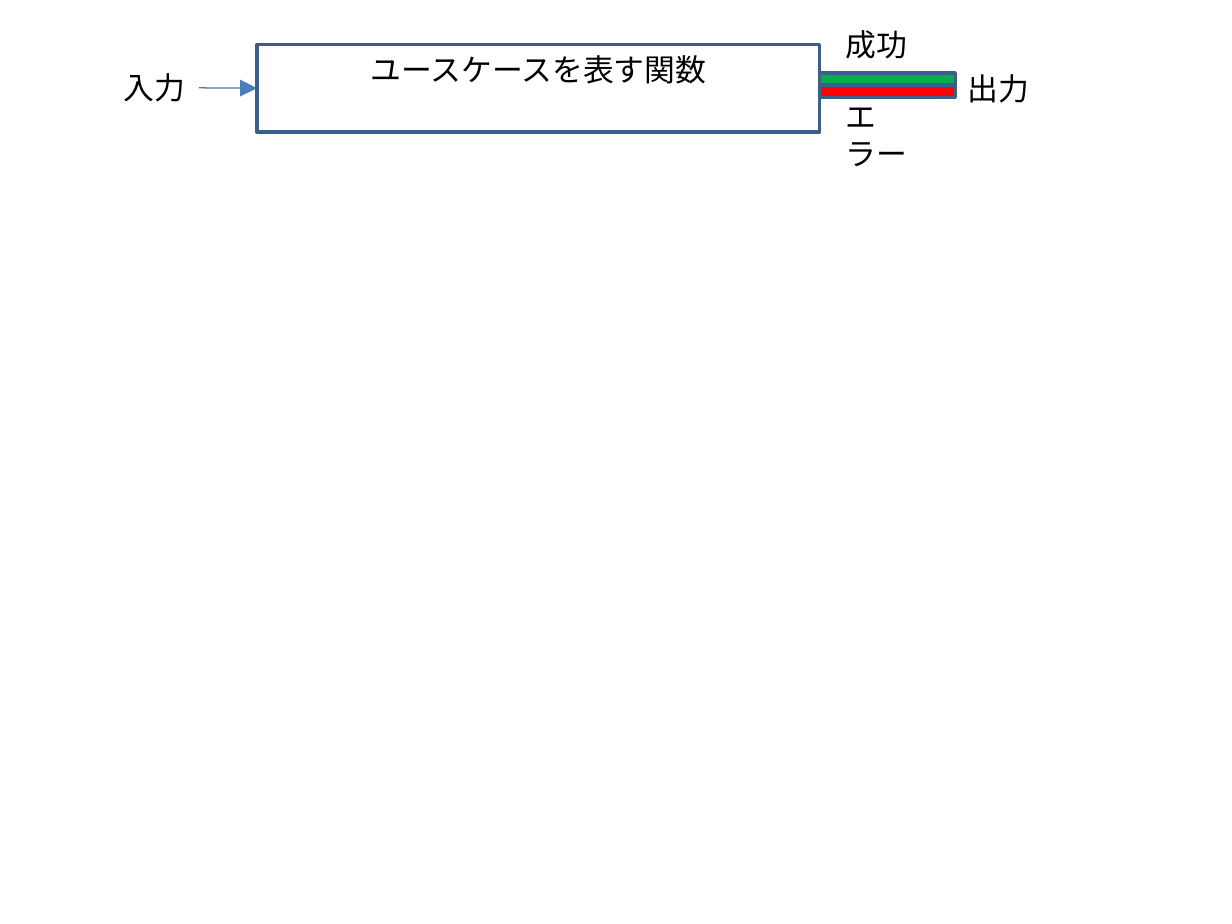
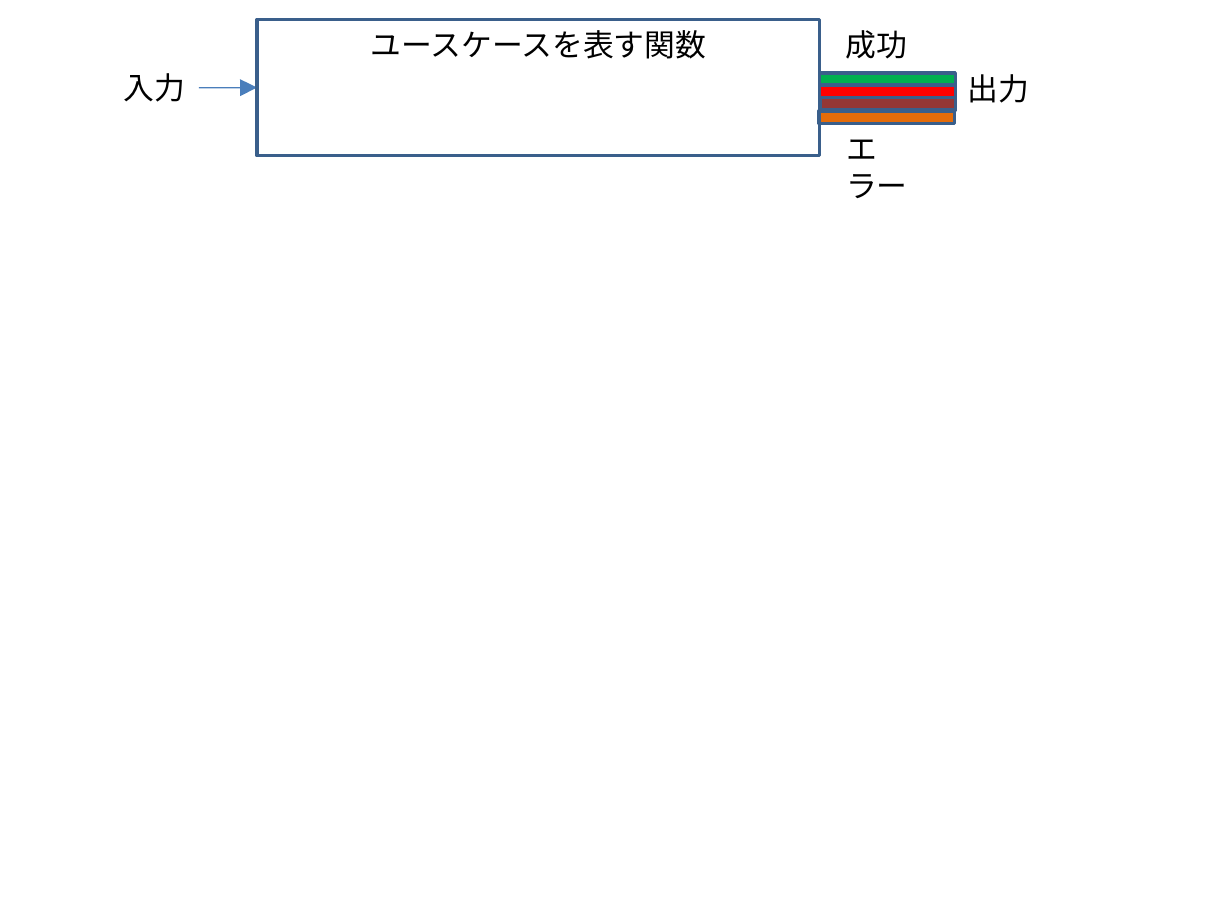
Before and after one commit to yukitos/notes, a slide deck: slide 8 of A_recipe_for_a_functional_app/Part1.pptx. Drawn at 1232x924 pixels with LibreOffice and Linux fonts; fonts in the diff are those of the drawing. Boxes give left, top, right and bottom in pixels: in the first picture for what was removed or moved away, otherwise in the second. Text is boxed around its words. In the diff, an @@ line names an element or a change of style, - is before the commit and + after.

```diff
--- a/A_recipe_for_a_functional_app/Part1.pptx
+++ b/A_recipe_for_a_functional_app/Part1.pptx
@@ rectangle "ユースケースを表す関数": place and size @@
-rectangle "ユースケースを表す関数" at (257,44,821,132)
+rectangle "ユースケースを表す関数" at (257,20,821,156)
@@ rectangle added at (819,111,955,123), fill #E46C0A, outline #3A5F8C 2 pt @@
@@ rectangle added at (821,97,956,110), fill #953735, outline #3A5F8C 2 pt @@
@@ text "エラー" rewrapped from (846,97,908,166) to (846,139,908,198) @@
```
Also in this commit, not shown: 1 other file.
